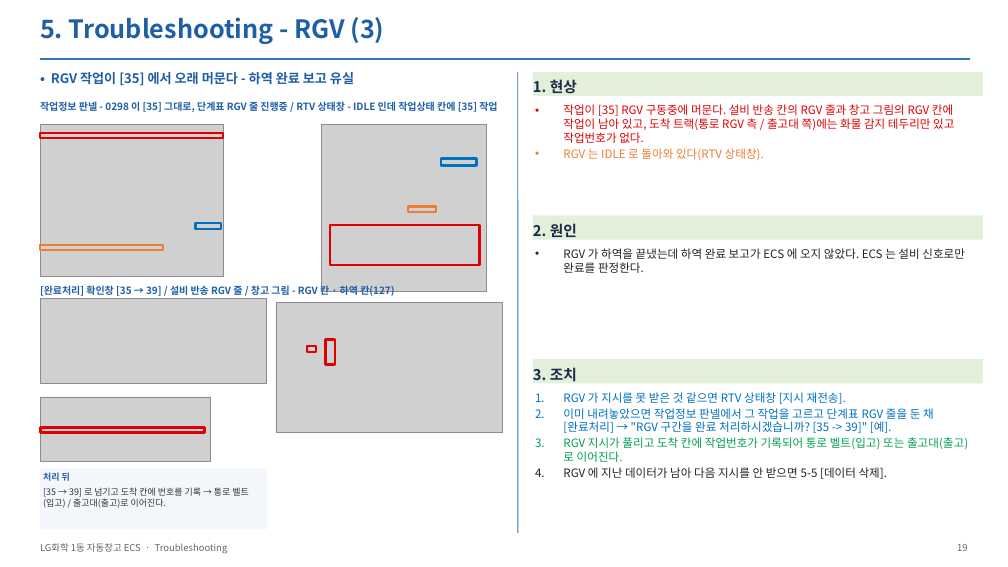
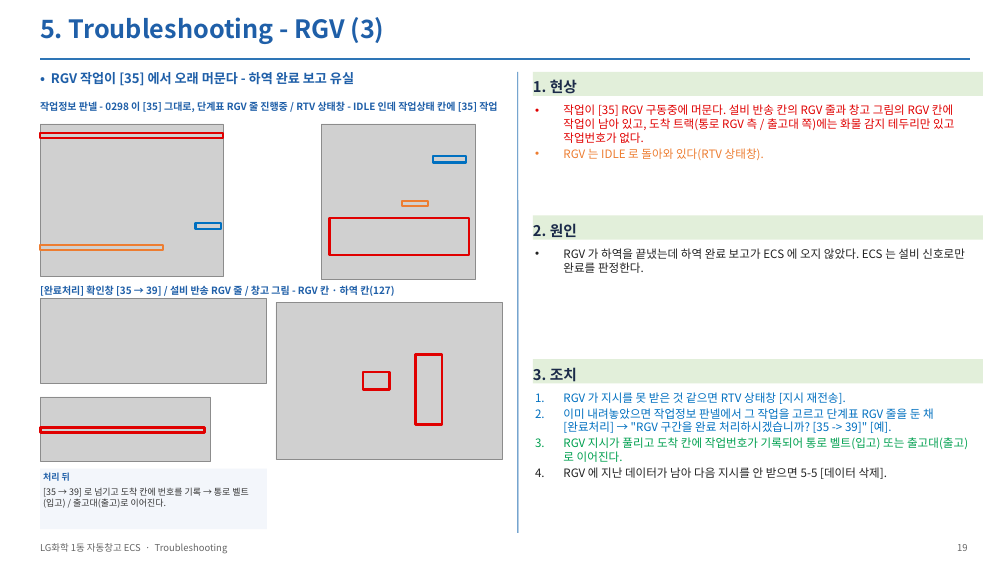
Before and after one commit to yeorijby-coder/LGLS_ALL, a slide deck: slide 19 of docs/산출물_20261110/05_ECS_Troubleshooting_1105.pptx. Drawn at 1008x567 pixels with LibreOffice and Linux fonts; fonts in the diff are those of the drawing; grey boxes stand for pictures. Boxes give left, top, right and bottom in pixels: in the first picture for what was removed or moved away, otherwise in the second. Text is boxed around its words. In the diff, an @@ line names an element or a change of style, - is before the commit and + after.

```diff
--- a/docs/산출물_20261110/05_ECS_Troubleshooting_1105.pptx
+++ b/docs/산출물_20261110/05_ECS_Troubleshooting_1105.pptx
@@ picture: place and size @@
-picture at (321,124,487,291)
+picture at (321,124,476,280)
@@ rectangle: place and size @@
-rectangle at (441,159,476,166)
+rectangle at (433,156,467,163)
@@ rectangle: place and size @@
-rectangle at (408,206,436,212)
+rectangle at (402,201,429,206)
@@ rectangle: place and size @@
-rectangle at (330,225,480,265)
+rectangle at (330,218,469,255)
@@ picture: place and size @@
-picture at (276,302,503,433)
+picture at (276,302,503,460)
@@ rectangle: place and size @@
-rectangle at (326,340,335,364)
+rectangle at (416,355,442,424)
@@ rectangle: place and size @@
-rectangle at (307,346,316,352)
+rectangle at (363,372,389,389)
```
Also in this commit, not shown: 13 other slides changed, 2 other files.
